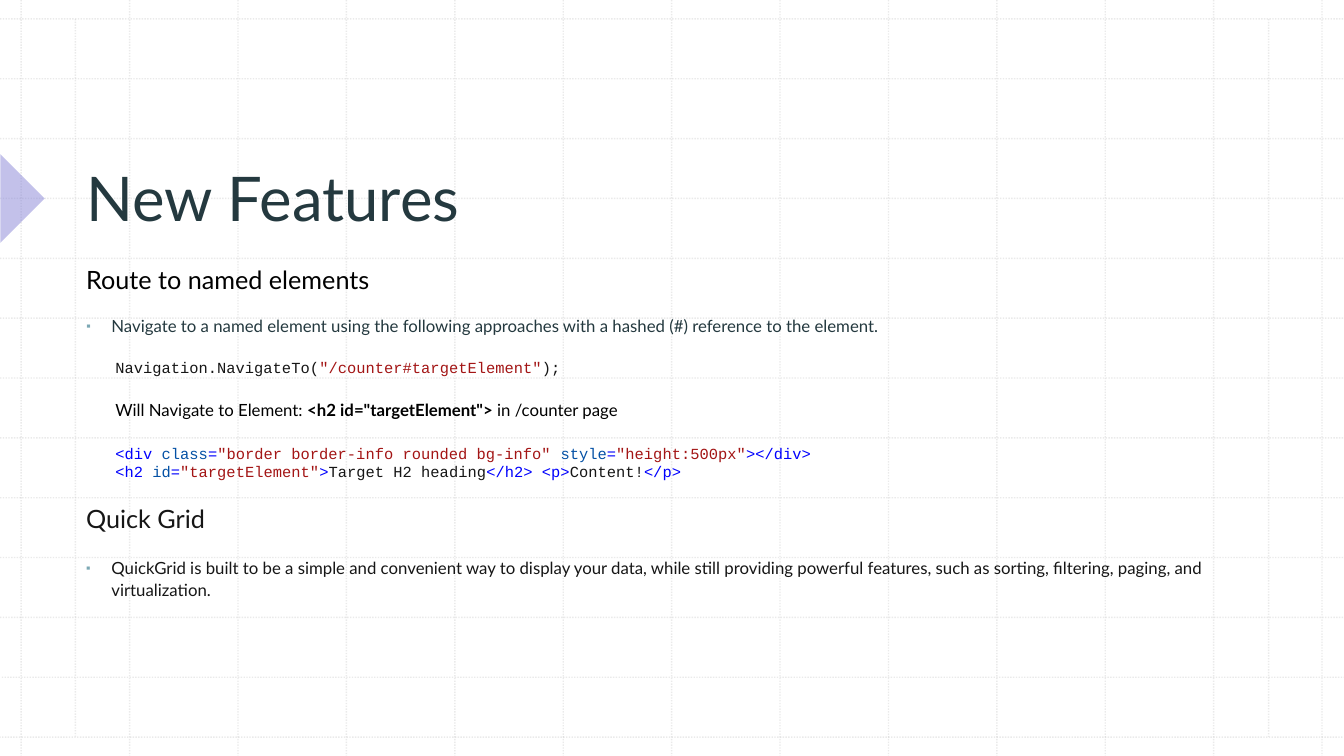
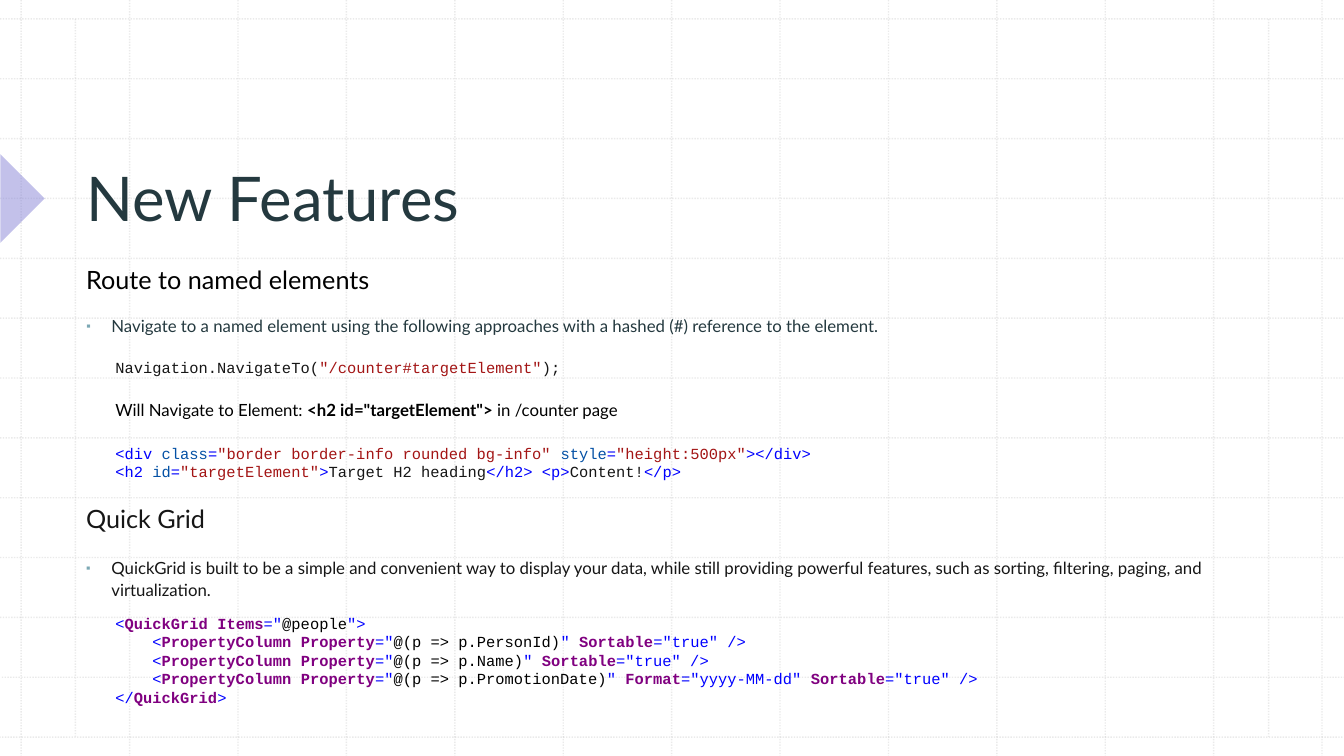
Before and after one commit to xccu/NetCore-Demo, a slide deck: slide 18 of Blazor in .net 8.pptx (slide 17 before the commit). Drawn at 1344x756 pixels with LibreOffice and Linux fonts; fonts in the diff are those of the drawing. Boxes give left, top, right and bottom in pixels: in the first picture for what was removed or moved away, otherwise in the second. Text is boxed around its words. In the diff, an @@ line names an element or a change of style, - is before the commit and + after.

```diff
--- a/Blazor in .net 8.pptx
+++ b/Blazor in .net 8.pptx
@@ text added at bbox=[115, 618, 950, 706], 11 pt, text #800080, bold @@
+<QuickGrid Items="@people">
+<PropertyColumn Property="@(p => p.PersonId)" Sortable="true" />
+<PropertyColumn Property="@(p => p.Name)" Sortable="true" />
+<PropertyColumn Property="@(p => p.PromotionDate)" Format="yyyy-MM-dd" Sortable="true" />
+</QuickGrid>
```
Also in this commit, not shown: 2 other slides changed, 1 slide added, 21 other files.
